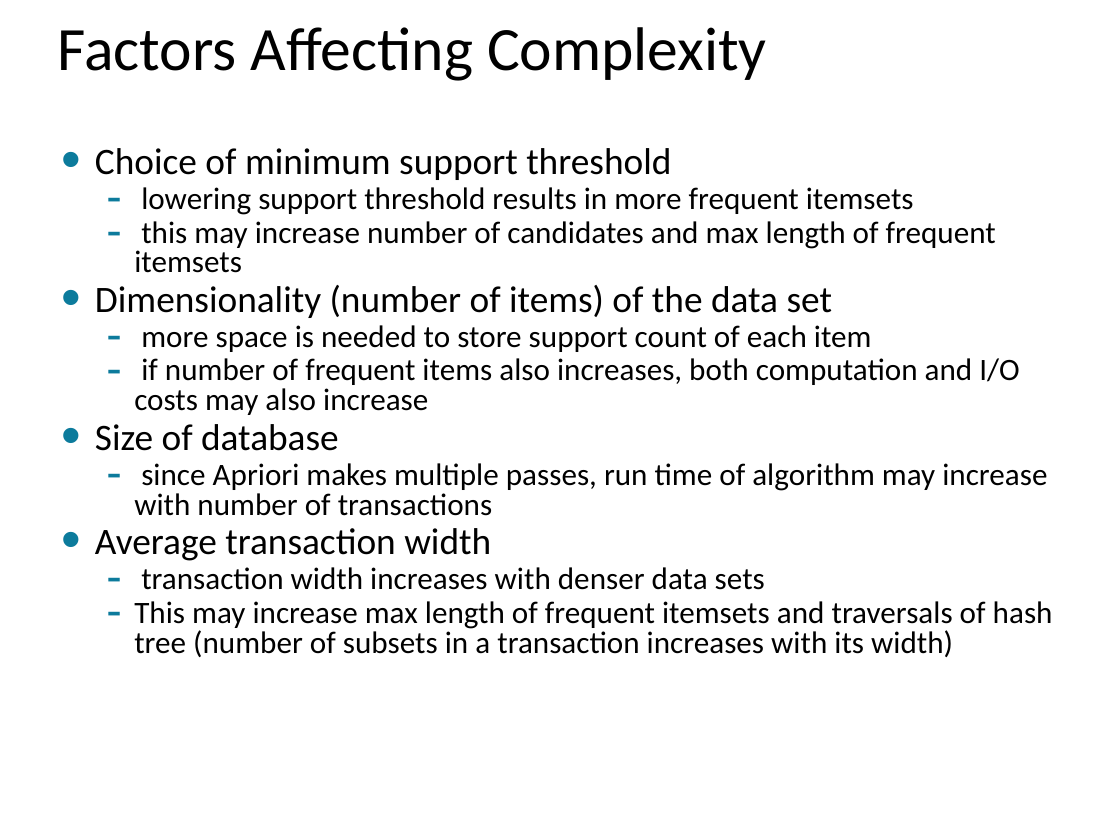
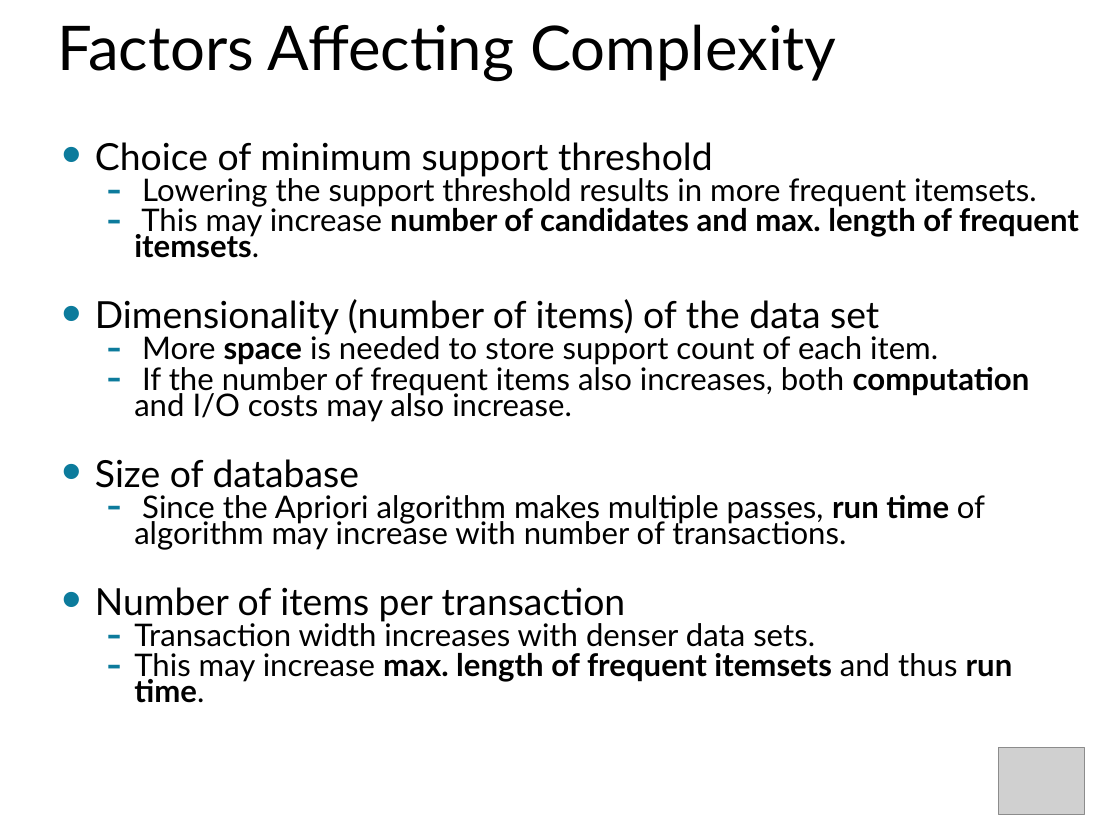
Before and after one commit to mhahsler/Introduction_to_Data_Mining_R_Examples, a slide deck: slide 16 of slides/chap5_basic_association_analysis.pptx (slide 28 before the commit). Drawn at 1120x840 pixels with LibreOffice and Linux fonts; fonts in the diff are those of the drawing; grey boxes stand for pictures. Boxes give left, top, right and bottom in pixels: in the first picture for what was removed or moved away, otherwise in the second. Text is boxed around its words. In the diff, an @@ line names an element or a change of style, - is before the commit and + after.

```diff
--- a/slides/chap5_basic_association_analysis.pptx
+++ b/slides/chap5_basic_association_analysis.pptx
@@ title "Factors Affecting Complexity" at (x1=58, y1=24, x2=836, y2=82): font Calibri to Lato @@
@@ text at (x1=170, y1=142, x2=879, y2=488): font Calibri to Lato in "Choice of minimum support threshold", "Dimensionality (number of items) of the data ...", "Size of database"; line spacing 0.8 to 0.7 @@
@@ text at (x1=134, y1=174, x2=1079, y2=258): text changed; font Calibri to Lato @@
-  – lowering support threshold results in more frequent itemsets
-  – this may increase number of candidates and max length of frequent itemsets
+  – Lowering the support threshold results in more frequent itemsets.
+  – This may increase number of candidates and max. length of frequent itemsets.
@@ text at (x1=134, y1=332, x2=1030, y2=421): text changed; font Calibri to Lato @@
-  – more space is needed to store support count of each item
-  – if number of frequent items also increases, both computation and I/O costs may also increase
+  – More space is needed to store support count of each item.
+  – If the number of frequent items also increases, both computation and I/O costs may also increase.
@@ text at (x1=134, y1=495, x2=1013, y2=703): text changed; font Calibri to Lato @@
-  – since Apriori makes multiple passes, run time of algorithm may increase with number of transactions
-• Average transaction width
-  – transaction width increases with denser data sets
-  – This may increase max length of frequent itemsets and traversals of hash tree (number of subsets in a transaction increases with its width)
+  – Since the Apriori algorithm makes multiple passes, run time of algorithm may increase with number of transactions.
+• Number of items per transaction
+  – Transaction width increases with denser data sets.
+  – This may increase max. length of frequent itemsets and thus run time.
@@ picture added at (x1=999, y1=748, x2=1085, y2=814) @@
```
Also in this commit, not shown: 45 other slides changed, 1 slide added, 45 slides removed, 1 other file.
